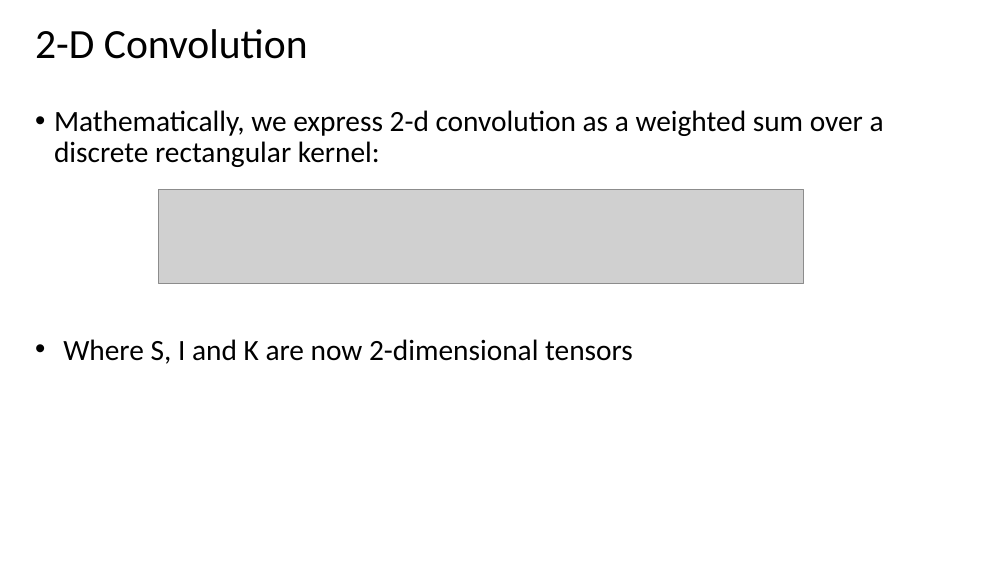
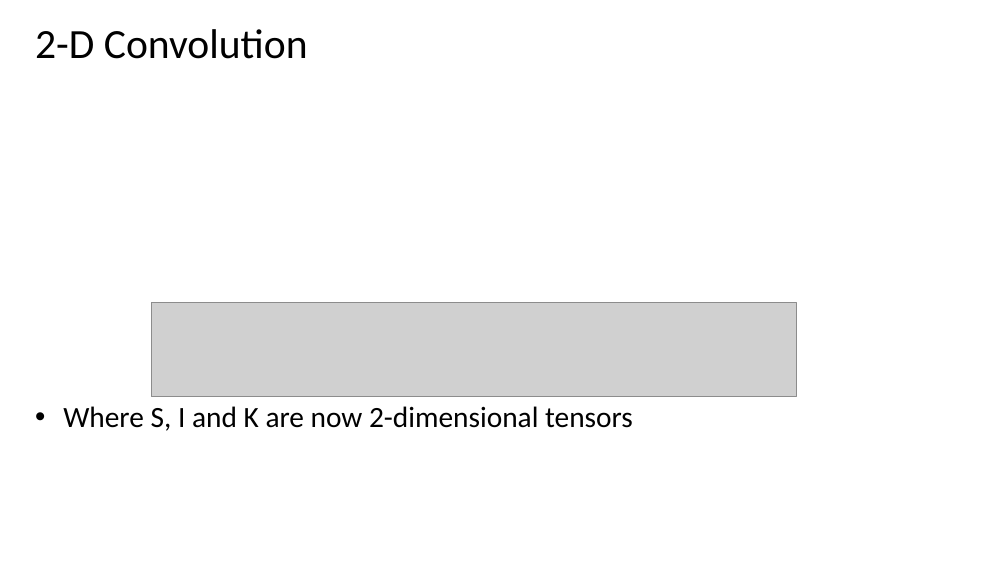
Before and after one commit to StephenElston/CSCI-E25, a slide deck: slide 14 of Slides/2_ConvolutionFilterig.pptx. Drawn at 1008x567 pixels with LibreOffice and Linux fonts; fonts in the diff are those of the drawing; grey boxes stand for pictures. Boxes give left, top, right and bottom in pixels: in the first picture for what was removed or moved away, otherwise in the second. Text is boxed around its words. In the diff, an @@ line names an element or a change of style, - is before the commit and + after.

```diff
--- a/Slides/2_ConvolutionFilterig.pptx
+++ b/Slides/2_ConvolutionFilterig.pptx
@@ text removed at (54,110,884,167) @@
-• Mathematically, we express 2-d convolution as a weighted sum over a discrete rectangular kernel:
@@ picture: place and size @@
-picture at (159,190,804,284)
+picture at (151,303,796,397)
@@ text "Where S, I and K ...": place and size @@
-text "Where S, I and K ..." at (63,339,633,364)
+text "Where S, I and K ..." at (63,406,633,431)
```
Also in this commit, not shown: 6 other slides changed, 1 slide added, 3 slides removed.
